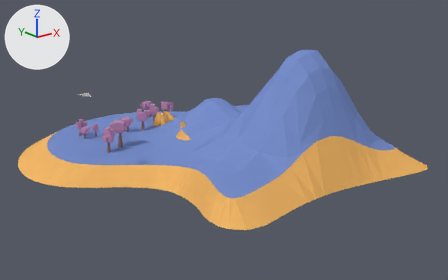
Two versions of the Blender file public/assets/simpleModel.blend, one commit apart.
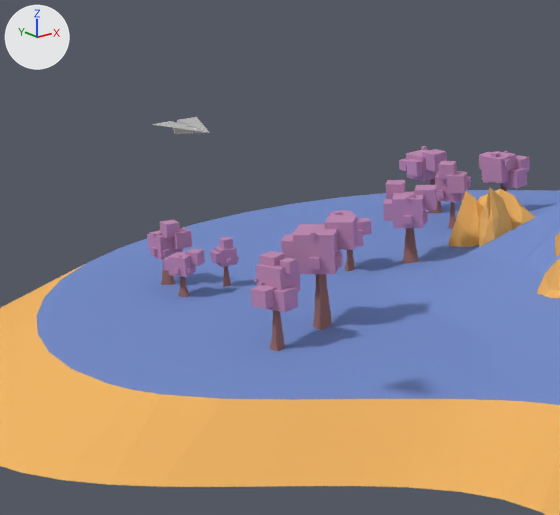
Old and new are each drawn whole from a 50 mm camera at (-121.5, -151.4, 66.1) aimed at (-0.5, -0.1, 5.6) and again close up on the part from 8% to 41% of the width and 22% to 70% of the height. The lights are fixed; the arrows at upper left show +X, +Y and +Z.

The scene before the commit, as lines of its bpy script (objects in view):
```python
me_object_10_002 = bpy.data.meshes.new('Object_10.002')
me_object_10_002.from_pydata(...)  # 2324 vertices, 1282 faces; spans x -36.8..3.7, y 7.0..13.7, z -43.4..-12.4
me_object_10_002.materials.append(mat_foliage)  # pink #c28eb6
me_object_14_002 = bpy.data.meshes.new('Object_14.002')
me_object_14_002.from_pydata(...)  # 4328 vertices, 3912 faces; spans x -35.6..1.9, y 5.0..10.4, z -41.5..-13.0
me_object_14_002.materials.append(mat_trunk)  # brown #9c706a
me_object_25_002 = bpy.data.meshes.new('Object_25.002')
me_object_25_002.from_pydata(...)  # 969 vertices, 412 faces; spans x -50.0..46.9, y 5.0..35.8, z -52.4..40.7
me_object_25_002.materials.append(mat_grass)  # blue #7990cd
ob_grass = bpy.data.objects.new('Grass', me_object_25_002)
ob_grass.location = (0.0, 0.0, 0.0)
ob_grass.rotation_euler = (1.571, 0.0, 0.0)  # degrees (90, 0, 0)
ob_leafs = bpy.data.objects.new('Leafs', me_object_10_002)
ob_leafs.location = (0.0, 0.0, 0.0)
ob_leafs.rotation_euler = (1.571, 0.0, 0.0)  # degrees (90, 0, 0)
ob_trunks = bpy.data.objects.new('Trunks', me_object_14_002)
ob_trunks.location = (0.0, 0.0, 0.0)
ob_trunks.rotation_euler = (1.571, 0.0, 0.0)  # degrees (90, 0, 0)
# also in view: 'Rocks' at (-1.5, 5.6, 7.0)
```
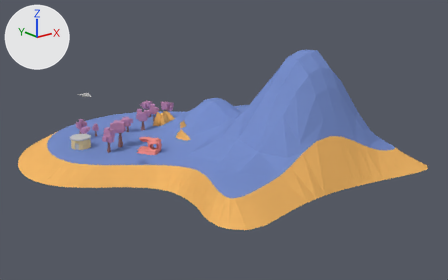
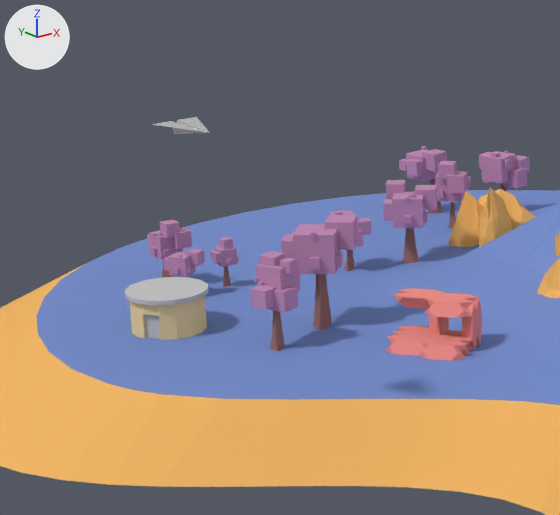
Changed parts and their boxes [x1, y1, x2, y2] in the close-ups (560 x 515 px):
'P1_Blocks', added (pink)
    after: [385, 288, 482, 361]
'P0_Roof', added
    after: [125, 277, 208, 339]
'P0_Walls', added (beige)
    after: [130, 296, 207, 340]

The edits, one by one:
Material 'Roof' (mat_roof) is new.
Its base color is (0.878, 0.278, 0.247) (pink #f19088).
Material 'p0_Roof' (mat_p0_roof) is new.
Its base color is (0.557, 0.557, 0.557) (light grey #c5c5c5).
Material 'p0_Wall' (mat_p0_wall) is new.
Its base color is (0.859, 0.675, 0.341) (beige #eed69e).
Mesh me_object_1_003 is new.
It has 1434 vertices, 1005 faces and spans x -28.74..-21.54, y 5.0..9.0, z -10.16..-2.1.
It uses material mat_roof (pink #f19088).
Mesh me_object_2 is new.
It has 125 vertices, 70 faces and spans x -42.78..-36.15, y 5.0..8.4, z -27.13..-20.53.
It uses material mat_p0_roof (light grey #c5c5c5).
Mesh me_object_1_002 is new.
It has 242 vertices, 155 faces and spans x -42.45..-36.44, y 5.0..8.02, z -26.83..-20.83.
It uses material mat_p0_wall (beige #eed69e).
Object 'P1_Blocks' (ob_p1_blocks) is new; it shows me_object_1_003.
Its location is (0.0, 0.0, 0.0).
Its rotation in degrees is (90, 0, 0).
Object 'P0_Roof' (ob_p0_roof) is new; it shows me_object_2.
Its location is (0.0, 0.0, 0.0).
Its rotation in degrees is (90, 0, 0).
Object 'P0_Walls' (ob_p0_walls) is new; it shows me_object_1_002.
Its location is (0.0, 0.0, 0.0).
Its rotation in degrees is (90, 0, 0).
